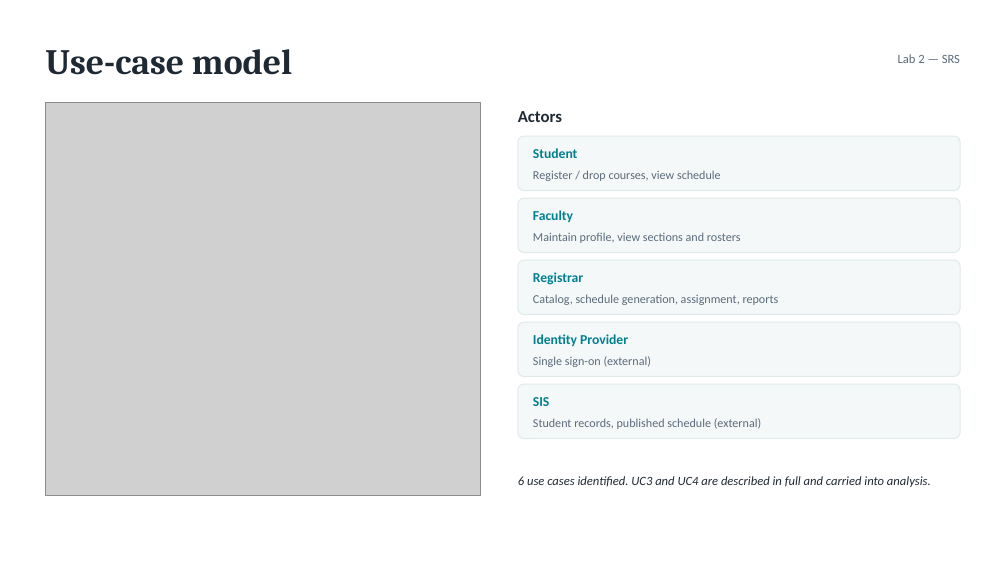
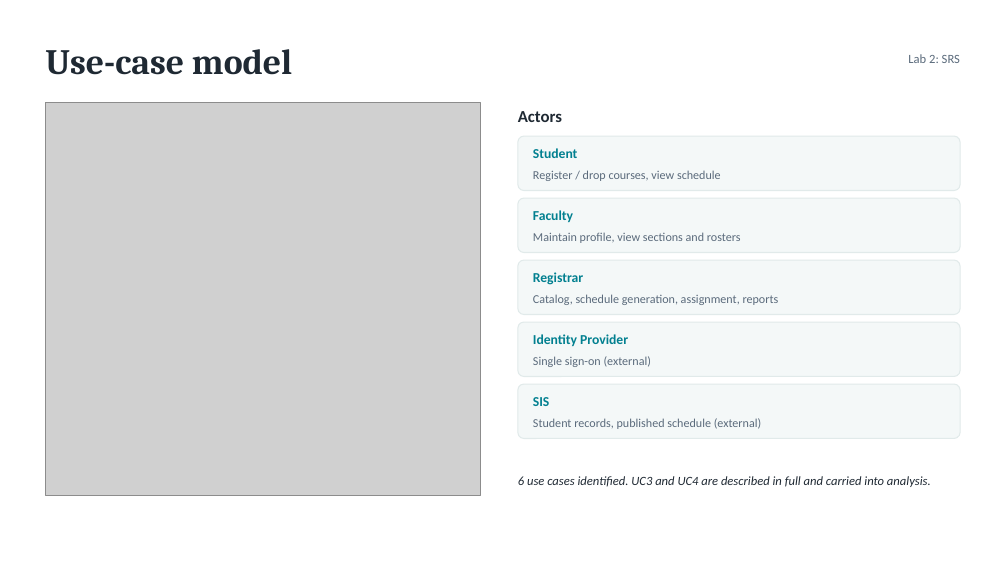
Before and after one commit to ElfatihZiad/eregistrar, a slide deck: slide 4 of presentation/eRegistrar_Requirements_Design.pptx. Drawn at 1008x567 pixels with LibreOffice and Linux fonts; fonts in the diff are those of the drawing; grey boxes stand for pictures. Boxes give left, top, right and bottom in pixels: in the first picture for what was removed or moved away, otherwise in the second. Text is boxed around its words. In the diff, an @@ line names an element or a change of style, - is before the commit and + after.

```diff
--- a/presentation/eRegistrar_Requirements_Design.pptx
+++ b/presentation/eRegistrar_Requirements_Design.pptx
@@ text at <box>908,54,960,63</box>: text changed @@
-Lab 2 — SRS
+Lab 2: SRS
```
Also in this commit, not shown: 8 other slides changed, 47 other files.
